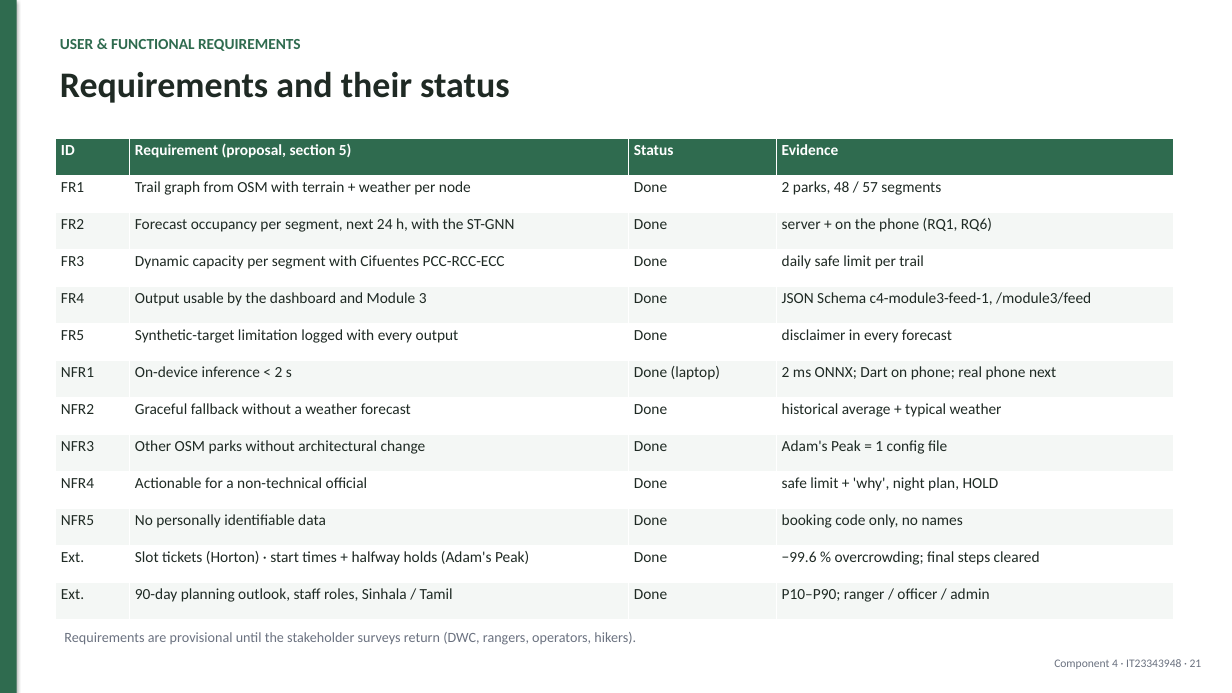
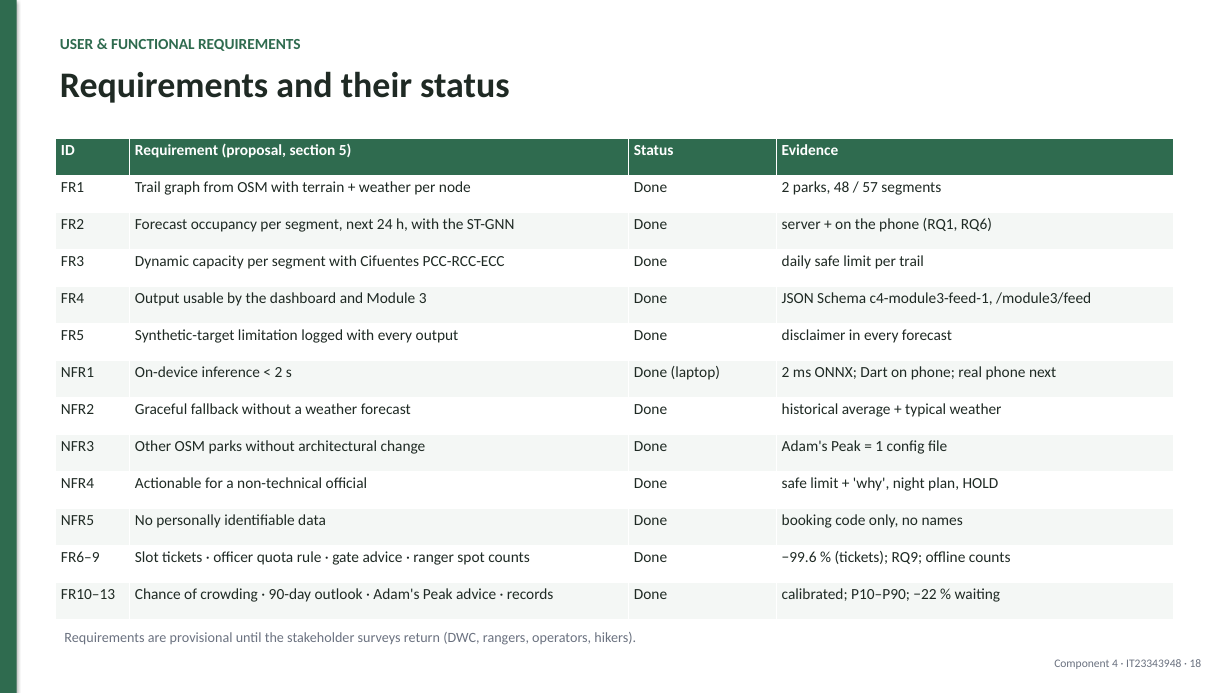
Before and after one commit to mirshadahamed/Decentralized-Hiking-AI, a slide deck: slide 18 of research/component_4/docs/slides/PP1_Component4.pptx (slide 21 before the commit). Drawn at 1232x693 pixels with LibreOffice and Linux fonts; fonts in the diff are those of the drawing. Boxes give left, top, right and bottom in pixels: in the first picture for what was removed or moved away, otherwise in the second. Text is boxed around its words. In the diff, an @@ line names an element or a change of style, - is before the commit and + after.

```diff
--- a/research/component_4/docs/slides/PP1_Component4.pptx
+++ b/research/component_4/docs/slides/PP1_Component4.pptx
@@ table at <box>55,139,1174,619</box> @@
-row 12: Ext. | Slot tickets (Horton) · start times + halfway holds (Adam's Peak) | Done | −99.6 % overcrowding; final steps cleared
+row 12: FR6–9 | Slot tickets · officer quota rule · gate advice · ranger spot counts | Done | −99.6 % (tickets); RQ9; offline counts
-row 13: Ext. | 90-day planning outlook, staff roles, Sinhala / Tamil | Done | P10–P90; ranger / officer / admin
+row 13: FR10–13 | Chance of crowding · 90-day outlook · Adam's Peak advice · records | Done | calibrated; P10–P90; −22 % waiting
@@ text at <box>1054,659,1202,669</box>: text changed @@
-Component 4 · IT23343948 · 21
+Component 4 · IT23343948 · 18
```
Also in this commit, not shown: 23 other slides changed, 4 slides added, 27 other files.
